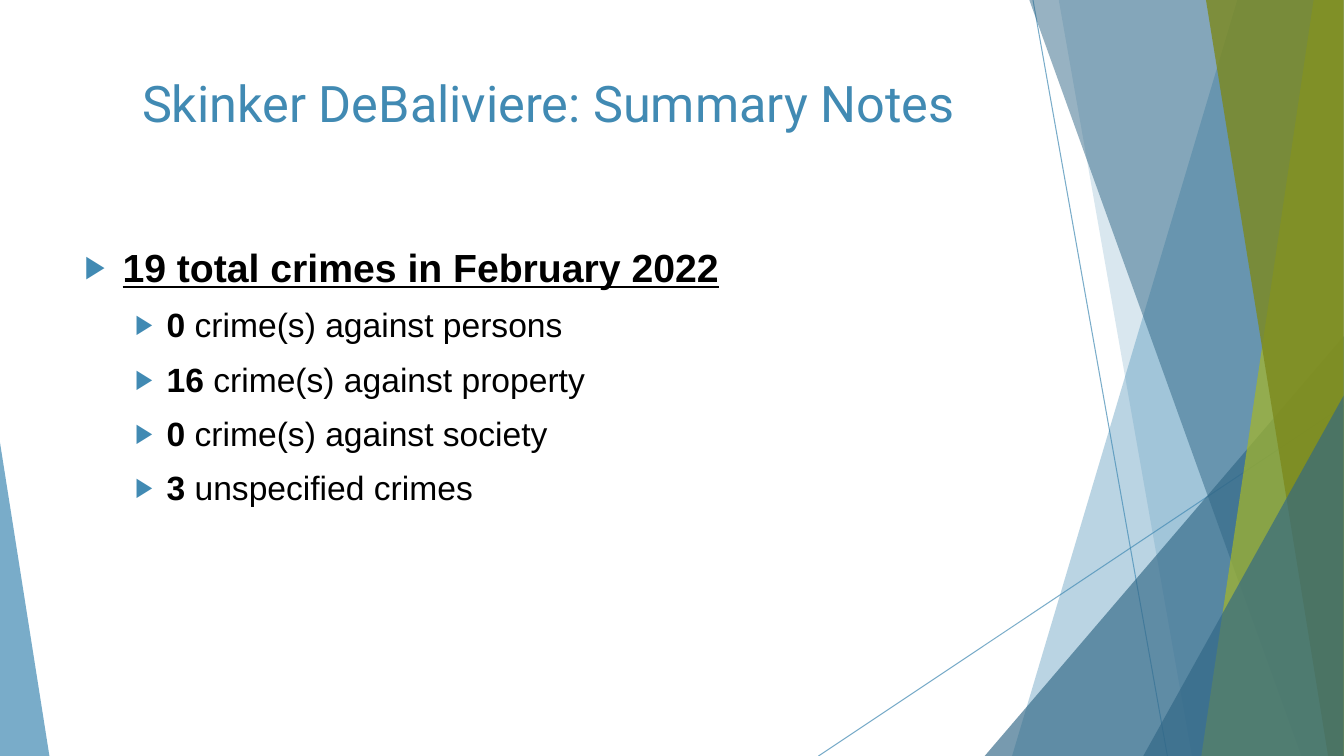
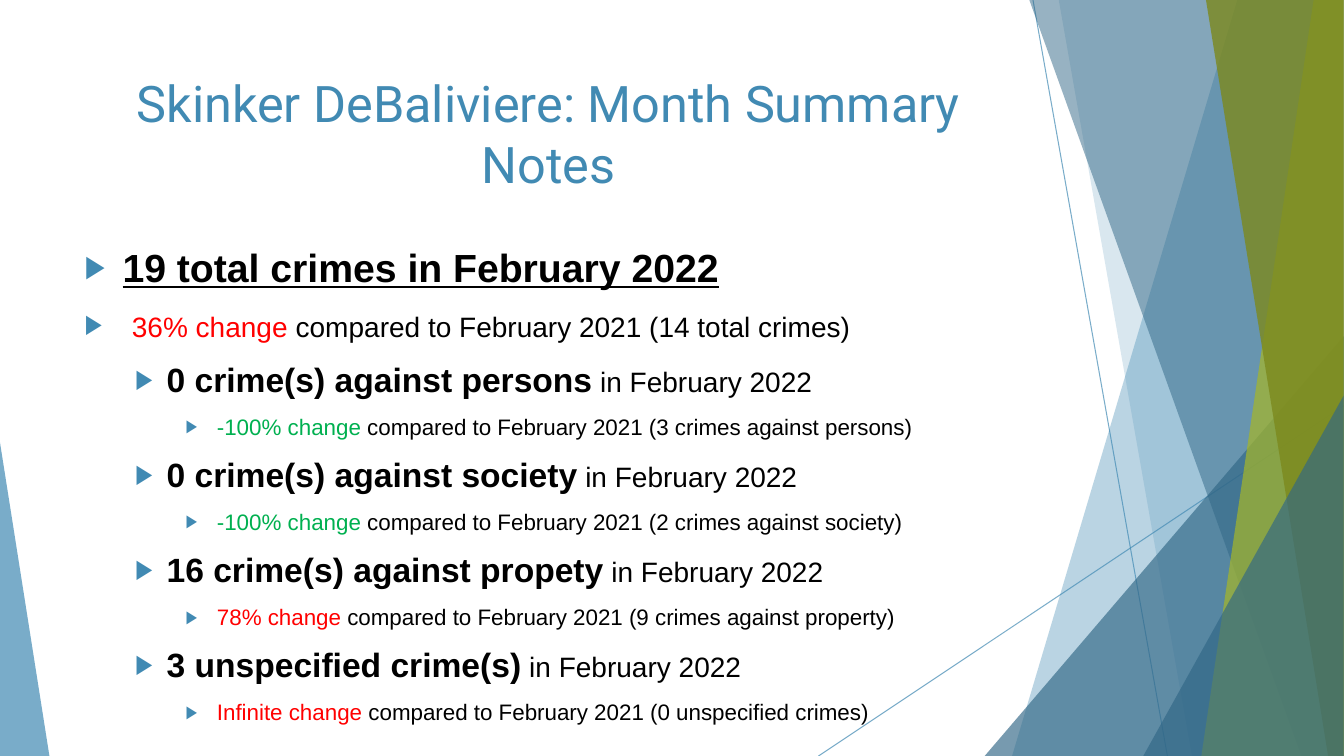
Before and after one commit to wumcrc/monthly-crime-reports, a slide deck: slide 28 of NIBRS/results/presentations/2022/February/sdbp-dbp-we-vp-February2022.pptx (slide 26 before the commit). Drawn at 1344x756 pixels with LibreOffice and Linux fonts; fonts in the diff are those of the drawing. Boxes give left, top, right and bottom in pixels: in the first picture for what was removed or moved away, otherwise in the second. Text is boxed around its words. In the diff, an @@ line names an element or a change of style, - is before the commit and + after.

Commit message:
added monthly & yearly comparison

```diff
--- a/NIBRS/results/presentations/2022/February/sdbp-dbp-we-vp-February2022.pptx
+++ b/NIBRS/results/presentations/2022/February/sdbp-dbp-we-vp-February2022.pptx
@@ title at box(137, 84, 960, 184): text changed @@
-Skinker DeBaliviere: Summary Notes
+Skinker DeBaliviere: Month Summary Notes
@@ text at box(132, 316, 912, 726): text changed; size 24 to 16 pt @@
-  ▶ 0 crime(s) against persons
-  ▶ 16 crime(s) against property
-  ▶ 0 crime(s) against society
-  ▶ 3 unspecified crimes
+▶ 36% change compared to February 2021 (14 total crimes)
+  ▶ 0 crime(s) against persons in February 2022
+    ▶ -100% change compared to February 2021 (3 crimes against persons)
+  ▶ 0 crime(s) against society in February 2022
+    ▶ -100% change compared to February 2021 (2 crimes against society)
+  ▶ 16 crime(s) against propety in February 2022
+    ▶ 78% change compared to February 2021 (9 crimes against property)
+  ▶ 3 unspecified crime(s) in February 2022
+    ▶ Infinite change compared to February 2021 (0 unspecified crimes)
```
Also in this commit, not shown: 7 other slides changed, 4 slides added, 16 other files.
